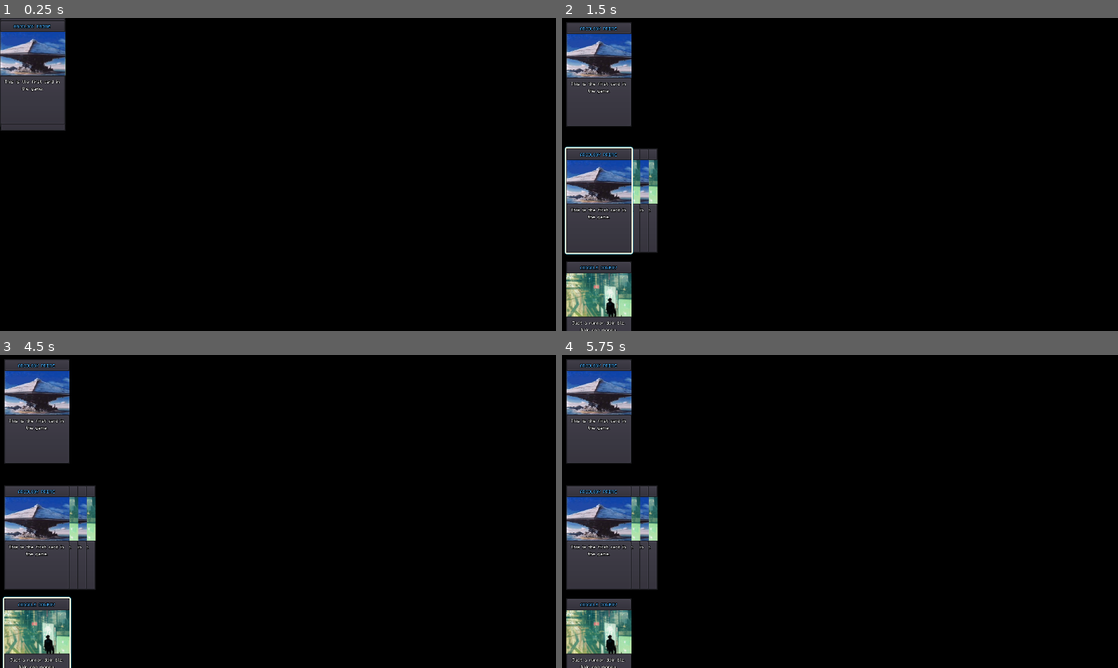
Above: before the commit, frames 1-4 (two rows, left to right).
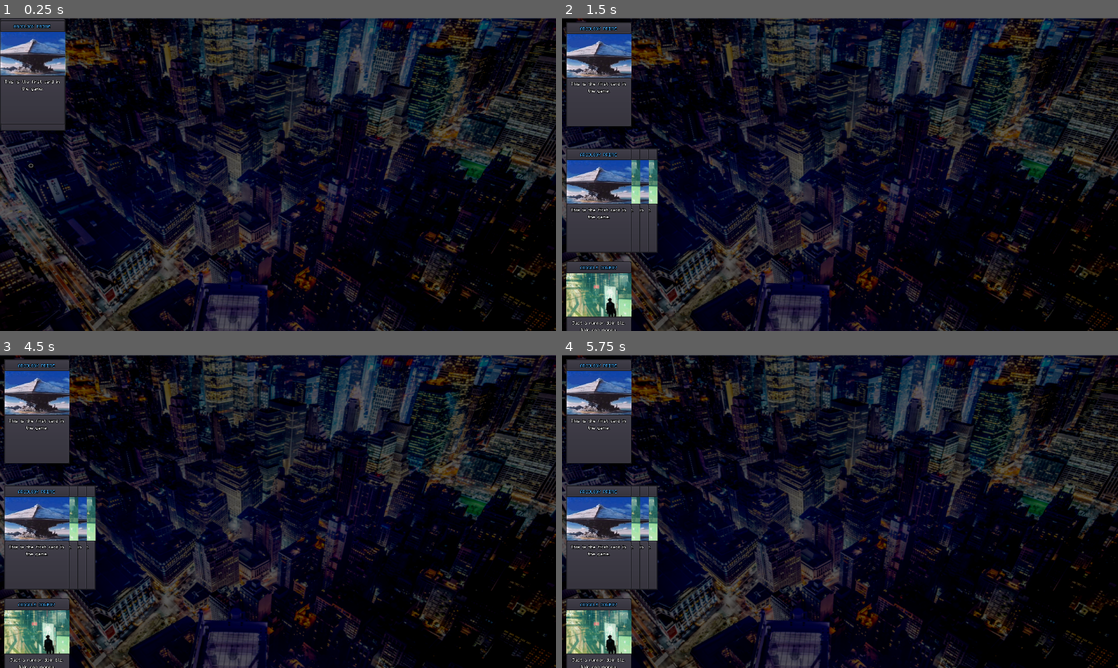
Above: after the commit, the same moments.

Repository: dancraig1985/arcology-deckbuilder
Game: Godot game, scene res://core/scenes/main.tscn
The game is run twice, just before and just after one commit, with the same random seed, the same clock (stepped at 60 frames per second) and the same inputs.
Inputs (mouse positions are in pixels of both pictures, inside the frame that each line leads up to):
- Up to frame 1 (0.25 s): no input
- Up to frame 2 (1.5 s): move the mouse to (595, 71) at 0.52 s; tap Enter at 1.25 s; move the mouse to (600, 199) at 1.27 s
- Up to frame 3 (4.5 s): tap Space at 2, 3.5 s; move the mouse to (44, 536) at 2.02 s; tap Enter at 2.75, 4.25 s; move the mouse to (55, 536) at 2.77 s; move the mouse to (61, 536) at 3.52 s; move the mouse to (38, 649) at 4.27 s
- Up to frame 4 (5.75 s): tap Space at 5 s; move the mouse to (867, 511) at 5.02 s

The runs differ from the first frame. In frame 1, 54% of the frame differs, in the area x 0-100%, y 0-100%; in frame 2, 49%; in frame 3, 49%; in frame 4, 49%.

Commit message:
Reorg assets folder and sick new background bruh

Diff:
--- a/core/card.gd
+++ b/core/card.gd
@@ -46,7 +46,7 @@
 
 func _on_card_data_updated(card) -> void:
 	node_card_name.text = card_data["Card Name"]
-	node_card_art.texture = load("res://assets/card-art/" + card_data["Card Art"] + ".png")
+	node_card_art.texture = load("res://assets/art/card-art/" + card_data["Card Art"] + ".png")
 	node_card_text.text = card_data["Card Text"]
 
 
--- a/core/scenes/audio.tscn
+++ b/core/scenes/audio.tscn
@@ -1,16 +1,26 @@
-[gd_scene load_steps=3 format=2]
+[gd_scene load_steps=6 format=2]
 
 [ext_resource path="res://core/audio.gd" type="Script" id=1]
 [ext_resource path="res://assets/sfx/dealing_card.wav" type="AudioStream" id=2]
+[ext_resource path="res://assets/sfx/earning_money.wav" type="AudioStream" id=3]
+[ext_resource path="res://assets/sfx/flipping_card.wav" type="AudioStream" id=4]
+[ext_resource path="res://assets/sfx/shuffling_cards.wav" type="AudioStream" id=5]
 
 [node name="Audio" type="Node"]
 script = ExtResource( 1 )
 
 [node name="DealingCard" type="AudioStreamPlayer" parent="."]
 stream = ExtResource( 2 )
+bus = "Sound FX"
 
-[node name="DealingCard2" type="AudioStreamPlayer" parent="."]
-stream = ExtResource( 2 )
+[node name="FlippingCard" type="AudioStreamPlayer" parent="."]
+stream = ExtResource( 4 )
+bus = "Sound FX"
 
-[node name="DealingCard3" type="AudioStreamPlayer" parent="."]
-stream = ExtResource( 2 )
+[node name="ShufflingCards" type="AudioStreamPlayer" parent="."]
+stream = ExtResource( 5 )
+bus = "Sound FX"
+
+[node name="EarningMoney" type="AudioStreamPlayer" parent="."]
+stream = ExtResource( 3 )
+bus = "Sound FX"
--- a/core/scenes/card.tscn
+++ b/core/scenes/card.tscn
@@ -1,7 +1,7 @@
 [gd_scene load_steps=6 format=2]
 
 [ext_resource path="res://core/card.gd" type="Script" id=1]
-[ext_resource path="res://assets/card-art/arcology.png" type="Texture" id=2]
+[ext_resource path="res://assets/art/card-art/arcology.png" type="Texture" id=2]
 [ext_resource path="res://core/main_theme.tres" type="Theme" id=3]
 
 [sub_resource type="StyleBoxFlat" id=1]
--- a/core/scenes/main.tscn
+++ b/core/scenes/main.tscn
@@ -1,6 +1,17 @@
-[gd_scene load_steps=2 format=2]
+[gd_scene load_steps=3 format=2]
 
 [ext_resource path="res://core/main.gd" type="Script" id=1]
+[ext_resource path="res://assets/art/backgrounds/bg_dim_city_1280x720.png" type="Texture" id=2]
 
 [node name="Main" type="Node"]
 script = ExtResource( 1 )
+
+[node name="TextureRect" type="TextureRect" parent="."]
+anchor_right = 1.0
+anchor_bottom = 1.0
+margin_right = 40.0
+margin_bottom = 40.0
+texture = ExtResource( 2 )
+__meta__ = {
+"_edit_use_anchors_": false
+}
--- /dev/null
+++ b/core/sfx/arcology_bus_layout.tres
@@ -0,0 +1,15 @@
+[gd_resource type="AudioBusLayout" format=2]
+
+[resource]
+bus/1/name = "Sound FX"
+bus/1/solo = false
+bus/1/mute = false
+bus/1/bypass_fx = false
+bus/1/volume_db = 0.0
+bus/1/send = "Master"
+bus/2/name = "Music"
+bus/2/solo = false
+bus/2/mute = false
+bus/2/bypass_fx = false
+bus/2/volume_db = 0.0
+bus/2/send = "Master"
--- /dev/null
+++ b/default_bus_layout.tres
@@ -0,0 +1,15 @@
+[gd_resource type="AudioBusLayout" format=2]
+
+[resource]
+bus/1/name = "Sound FX"
+bus/1/solo = false
+bus/1/mute = false
+bus/1/bypass_fx = false
+bus/1/volume_db = 0.0
+bus/1/send = "Master"
+bus/2/name = "Music"
+bus/2/solo = false
+bus/2/mute = false
+bus/2/bypass_fx = false
+bus/2/volume_db = 0.0
+bus/2/send = "Master"
Binary file added: assets/art/backgrounds/bg_dim_city_1280x720.png
Not shown, changed: assets/art/backgrounds/bg_dim_city_1280x720.png.import
Renamed: assets/card-art/arcology.png -> assets/art/card-art/arcology.png
Not shown, changed: assets/art/card-art/arcology.png.import
Renamed: assets/card-art/console_cowboy.png -> assets/art/card-art/console_cowboy.png
Not shown, changed: assets/art/card-art/console_cowboy.png.import
Renamed: assets/tokens/black.svg -> assets/art/icons/black.svg
Not shown, added: assets/art/icons/black.svg.import
Renamed: assets/tokens/blue.svg -> assets/art/icons/blue.svg
Not shown, changed: assets/art/icons/blue.svg.import
Renamed: assets/tokens/green.svg -> assets/art/icons/green.svg
Not shown, changed: assets/art/icons/green.svg.import
(and 12 more such lines)
